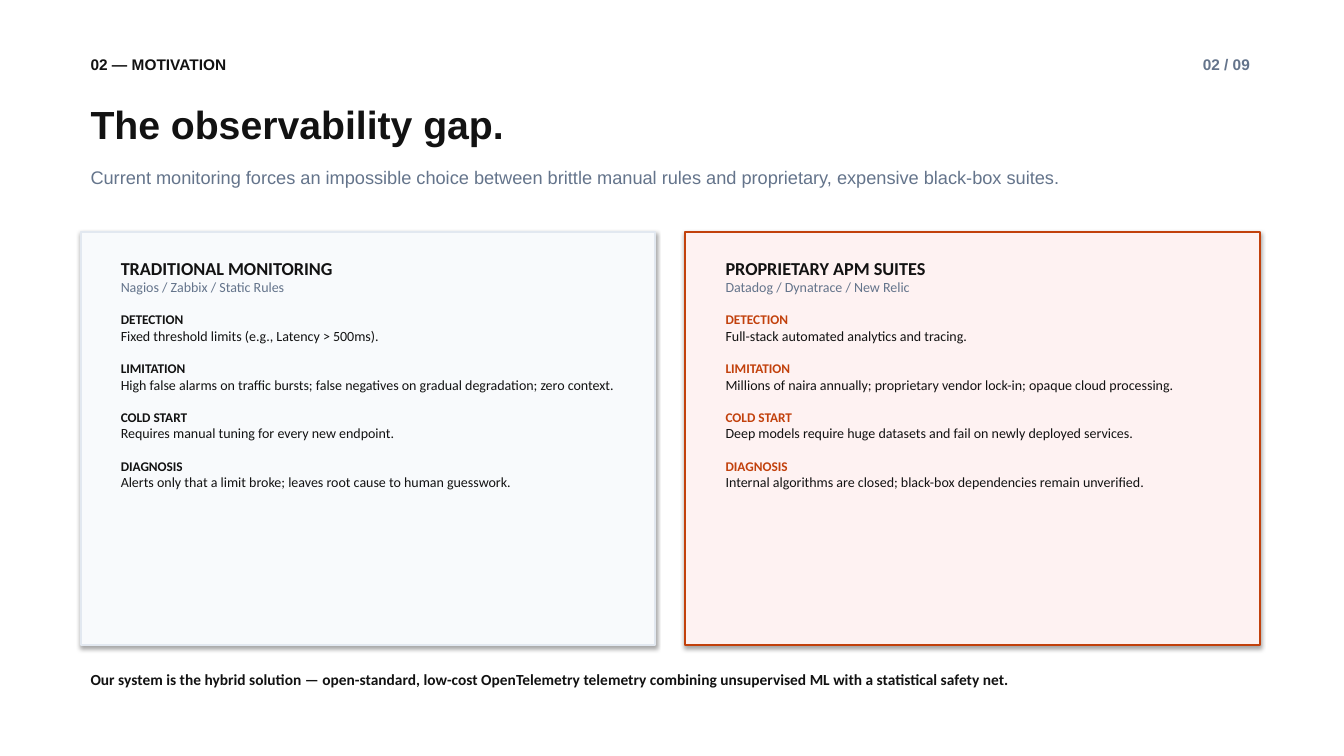
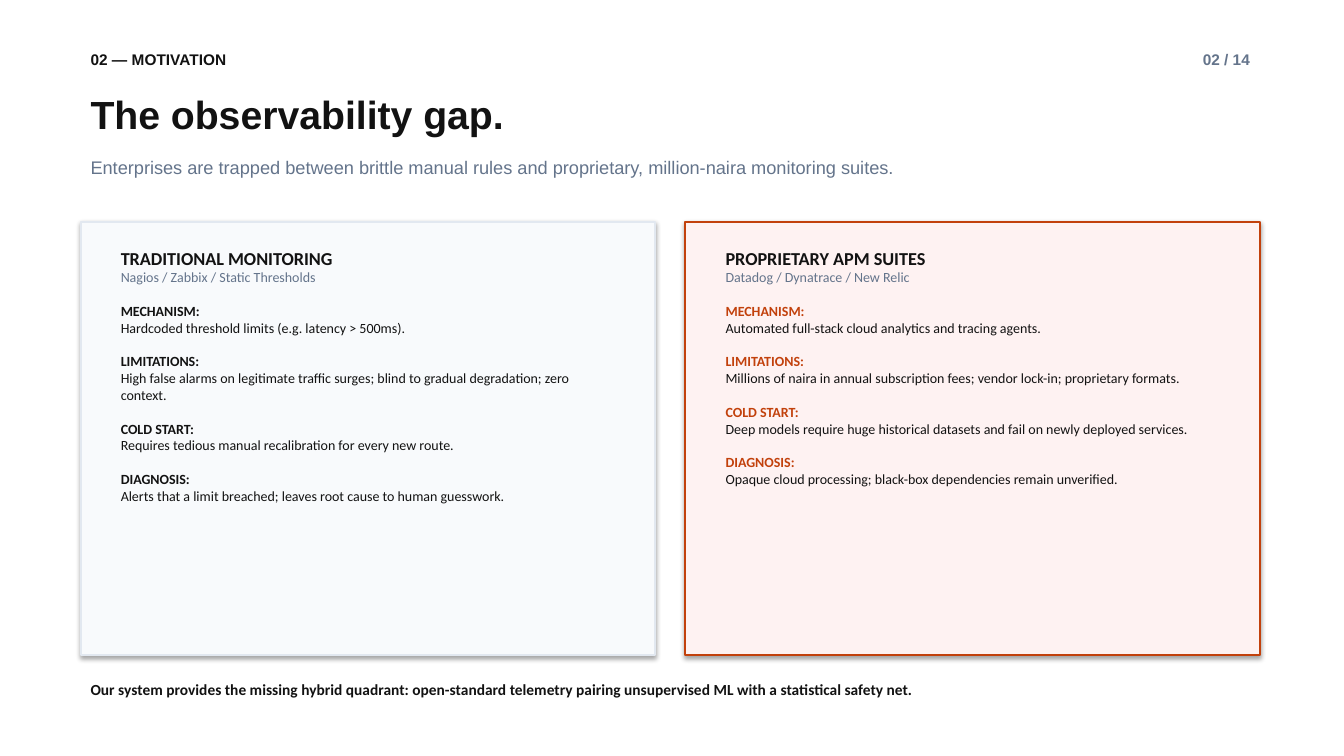
Before and after one commit to Bit06/Enterprise-APM-Dashboard, a slide deck: slide 3 of APM_Project_Presentation.pptx. Drawn at 1344x756 pixels with LibreOffice and Linux fonts; fonts in the diff are those of the drawing. Boxes give left, top, right and bottom in pixels: in the first picture for what was removed or moved away, otherwise in the second. Text is boxed around its words. In the diff, an @@ line names an element or a change of style, - is before the commit and + after.

```diff
--- a/APM_Project_Presentation.pptx
+++ b/APM_Project_Presentation.pptx
@@ text "02 — MOTIVATION": place and size @@
-text "02 — MOTIVATION" at (91, 59, 227, 70)
+text "02 — MOTIVATION" at (91, 54, 227, 65)
@@ text at (1203, 54, 1250, 65): text changed @@
-02 / 09
+02 / 14
@@ text "The observability gap.": place and size @@
-text "The observability gap." at (91, 110, 503, 147)
+text "The observability gap." at (91, 100, 503, 137)
@@ text at (91, 161, 893, 178): text changed @@
-Current monitoring forces an impossible choice between brittle manual rules and proprietary, expensive black-box suites.
+Enterprises are trapped between brittle manual rules and proprietary, million-naira monitoring suites.
@@ rectangle: place and size @@
-rectangle at (81, 232, 655, 645)
+rectangle at (81, 222, 655, 655)
@@ rectangle: place and size @@
-rectangle at (686, 232, 1260, 645)
+rectangle at (686, 222, 1260, 655)
@@ text "TRADITIONAL MONITORING": place and size @@
-text "TRADITIONAL MONITORING" at (121, 263, 614, 490)
+text "TRADITIONAL MONITORING" at (121, 253, 569, 504)
@@ text "PROPRIETARY APM SUITES": place and size @@
-text "PROPRIETARY APM SUITES" at (726, 263, 1173, 490)
+text "PROPRIETARY APM SUITES" at (726, 253, 1188, 487)
@@ text at (121, 307, 569, 504): text changed @@
-Nagios / Zabbix / Static Rules
-DETECTION
-Fixed threshold limits (e.g., Latency > 500ms).
-LIMITATION
-High false alarms on traffic bursts; false negatives on gradual degradation; zero context.
-COLD START
-Requires manual tuning for every new endpoint.
-DIAGNOSIS
-Alerts only that a limit broke; leaves root cause to human guesswork.
+Nagios / Zabbix / Static Thresholds
+MECHANISM:
+Hardcoded threshold limits (e.g. latency > 500ms).
+LIMITATIONS:
+High false alarms on legitimate traffic surges; blind to gradual degradation; zero context.
+COLD START:
+Requires tedious manual recalibration for every new route.
+DIAGNOSIS:
+Alerts that a limit breached; leaves root cause to human guesswork.
@@ text at (726, 307, 1188, 487): text changed @@
-DETECTION
-Full-stack automated analytics and tracing.
-LIMITATION
-Millions of naira annually; proprietary vendor lock-in; opaque cloud processing.
-COLD START
-Deep models require huge datasets and fail on newly deployed services.
-DIAGNOSIS
-Internal algorithms are closed; black-box dependencies remain unverified.
+MECHANISM:
+Automated full-stack cloud analytics and tracing agents.
+LIMITATIONS:
+Millions of naira in annual subscription fees; vendor lock-in; proprietary formats.
+COLD START:
+Deep models require huge historical datasets and fail on newly deployed services.
+DIAGNOSIS:
+Opaque cloud processing; black-box dependencies remain unverified.
@@ text at (91, 684, 912, 698): text changed @@
-Our system is the hybrid solution — open-standard, low-cost OpenTelemetry telemetry combining unsupervised ML with a statistical safety net.
+Our system provides the missing hybrid quadrant: open-standard telemetry pairing unsupervised ML with a statistical safety net.
```
Also in this commit, not shown: 9 other slides changed, 5 slides added, 2 other files.
